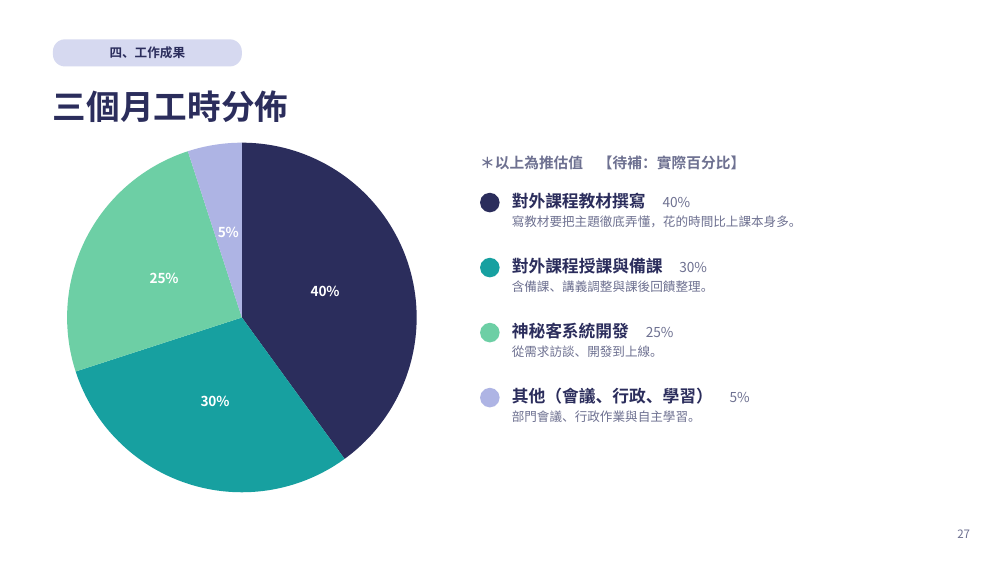
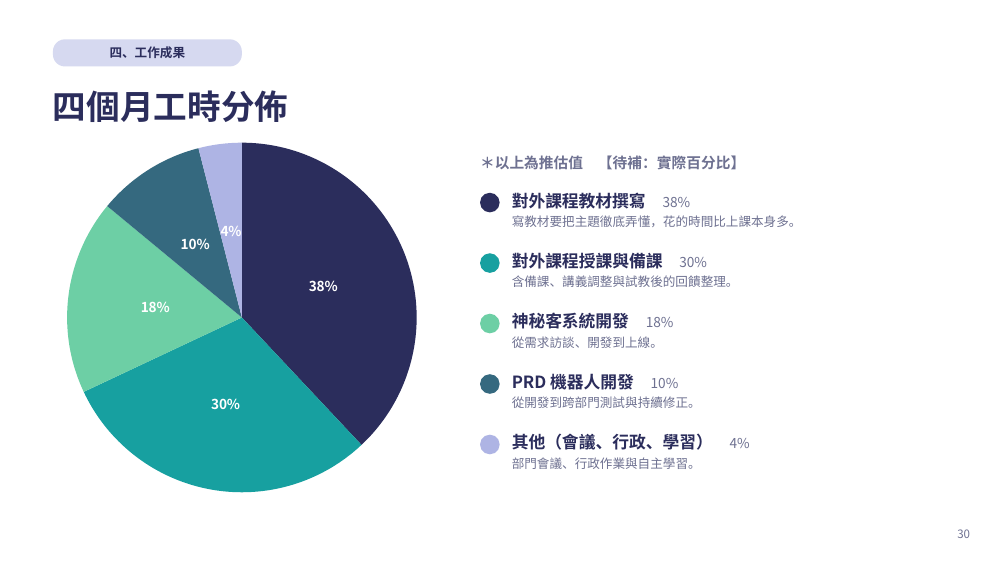
Before and after one commit to kirihuang-bit/freshman-report, a slide deck: slide 30 of 黃家朗新人報告.pptx (slide 27 before the commit). Drawn at 1008x567 pixels with LibreOffice and Linux fonts; fonts in the diff are those of the drawing. Boxes give left, top, right and bottom in pixels: in the first picture for what was removed or moved away, otherwise in the second. Text is boxed around its words. In the diff, an @@ line names an element or a change of style, - is before the commit and + after.

```diff
--- a/黃家朗新人報告.pptx
+++ b/黃家朗新人報告.pptx
@@ text at [53,90,288,122]: text changed @@
-三個月工時分佈
+四個月工時分佈
@@ pie chart at [34,132,450,503] @@
-categories: 對外課程教材撰寫, 對外課程授課與備課, 神秘客系統開發, 其他（會議、行政、學習）
+categories: 對外課程教材撰寫, 對外課程授課與備課, 神秘客系統開發, PRD 機器人開發, 其他（會議、行政、學習）
-Series 1: 40, 30, 25, 5
+Series 1: 38, 30, 18, 10, 4
@@ data labels of Series 1 changed @@
@@ text at [512,193,691,209]: text changed @@
-對外課程教材撰寫 40%
+對外課程教材撰寫 38%
@@ ellipse: place and size @@
-ellipse at [480,258,500,278]
+ellipse at [480,253,500,273]
@@ text "對外課程授課與備課 30%": place and size @@
-text "對外課程授課與備課 30%" at [512,258,707,274]
+text "對外課程授課與備課 30%" at [512,253,707,269]
@@ text at [512,275,739,287]: text changed @@
-含備課、講義調整與課後回饋整理。
+含備課、講義調整與試教後的回饋整理。
@@ ellipse: place and size @@
-ellipse at [480,323,500,343]
+ellipse at [480,314,500,333]
@@ text at [512,313,674,329]: text changed @@
-神秘客系統開發 25%
+神秘客系統開發 18%
@@ text "從需求訪談、開發到上線。": place and size @@
-text "從需求訪談、開發到上線。" at [512,345,663,357]
+text "從需求訪談、開發到上線。" at [512,336,663,348]
@@ ellipse: place and size @@
-ellipse at [480,388,500,408]
+ellipse at [480,374,500,394]
@@ ellipse at [480,374,500,394]: fill #AEB4E4 to #35697F @@
@@ text added at [512,374,679,390], 16 pt, text #2B2D5C, bold @@
+PRD 機器人開發 10%
@@ text added at [512,396,701,408], 12 pt, text #6E7191 @@
+從開發到跨部門測試與持續修正。
@@ ellipse added at [480,435,500,454], fill #AEB4E4 @@
@@ text at [512,433,750,450]: text changed @@
-其他（會議、行政、學習） 5%
+其他（會議、行政、學習） 4%
@@ text "部門會議、行政作業與自主學習。": place and size @@
-text "部門會議、行政作業與自主學習。" at [512,410,701,422]
+text "部門會議、行政作業與自主學習。" at [512,457,701,469]
@@ text at [957,529,970,538]: text changed @@
-27
+30
```
Also in this commit, not shown: 18 other slides changed, 4 slides added, 1 slide removed, 4 other files.
